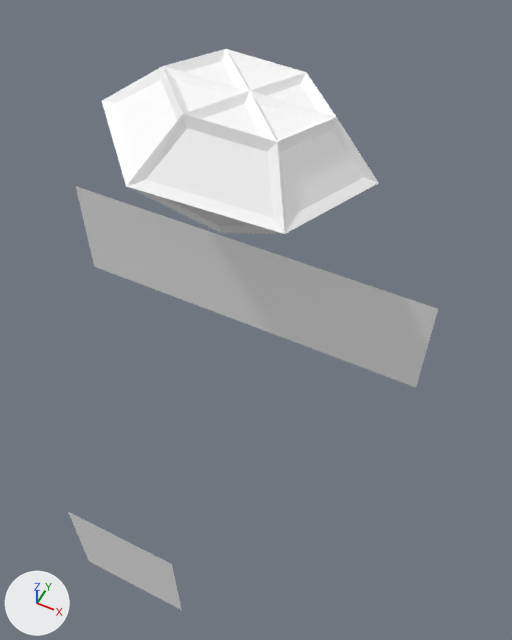
One commit to the Blender file ScnIntro.blend: the scene before it, then after it.
Before and after are seen from a 50 mm lens placed at (2.07, -3.88, 3.69), pointed at (0.55, -0.84, -0.11). The axes (+X, +Y, +Z) are drawn at lower left. The lights are the same throughout. Both versions are drawn at frame 38 of the action 'DiamondRotation'; the numbers are the values there.

Names of what the first picture shows: 'Diamond', 'Diamond.001', 'Flare', 'NameBGStudios'.
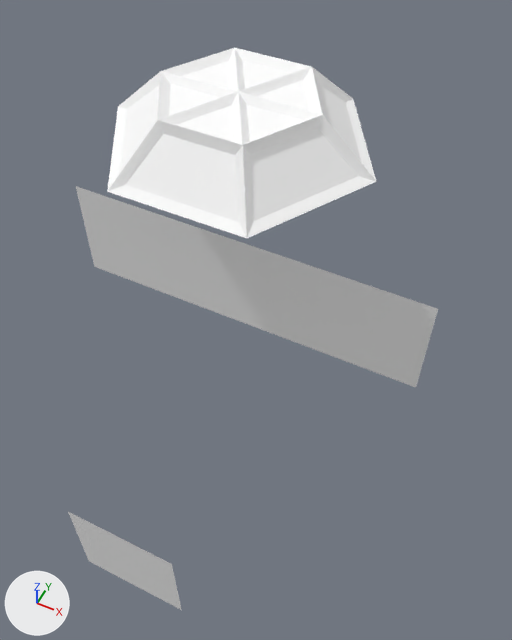
ob_diamondaxis is not drawn itself; it is the parent of ob_diamond, ob_diamond_001.

What the commit changed:
Object 'DiamondAxis' (ob_diamondaxis) turns from (-11, 0, 313) to (0, 0, 360) degrees about x, y and z.

Changed parts and their boxes (x1, y1, x2, y2) in the pictures (512 x 640 px):
'Diamond', turned
    before: (115, 61, 364, 226)
    after: (120, 60, 362, 222)
'Diamond.001', turned
    before: (102, 49, 379, 234)
    after: (107, 48, 376, 238)
